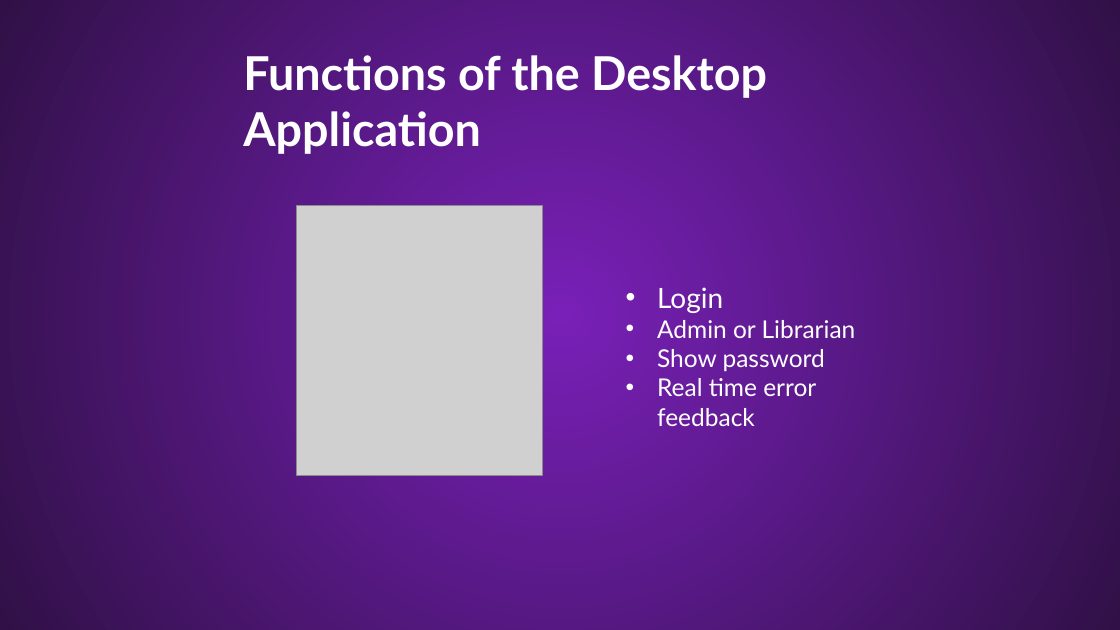
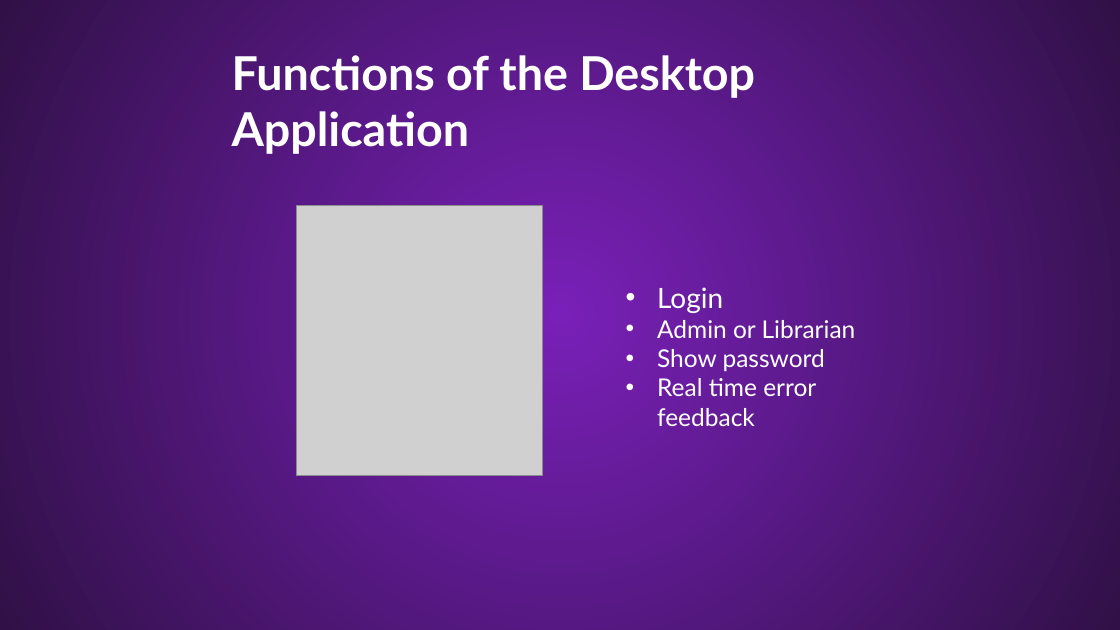
Before and after one commit to Palacsinta002/LMS, a slide deck: slide 8 of Presentation/LMS Presentation.pptx (slide 7 before the commit). Drawn at 1120x630 pixels with LibreOffice and Linux fonts; fonts in the diff are those of the drawing; grey boxes stand for pictures; background and template pictures are left out. Boxes give left, top, right and bottom in pixels: in the first picture for what was removed or moved away, otherwise in the second. Text is boxed around its words. In the diff, an @@ line names an element or a change of style, - is before the commit and + after.

```diff
--- a/Presentation/LMS Presentation.pptx
+++ b/Presentation/LMS Presentation.pptx
@@ text "Functions of the Desktop Application": place and size @@
-text "Functions of the Desktop Application" at box(243, 55, 767, 154)
+text "Functions of the Desktop Application" at box(232, 55, 755, 154)
```
Also in this commit, not shown: 4 other slides changed, 1 slide added.
